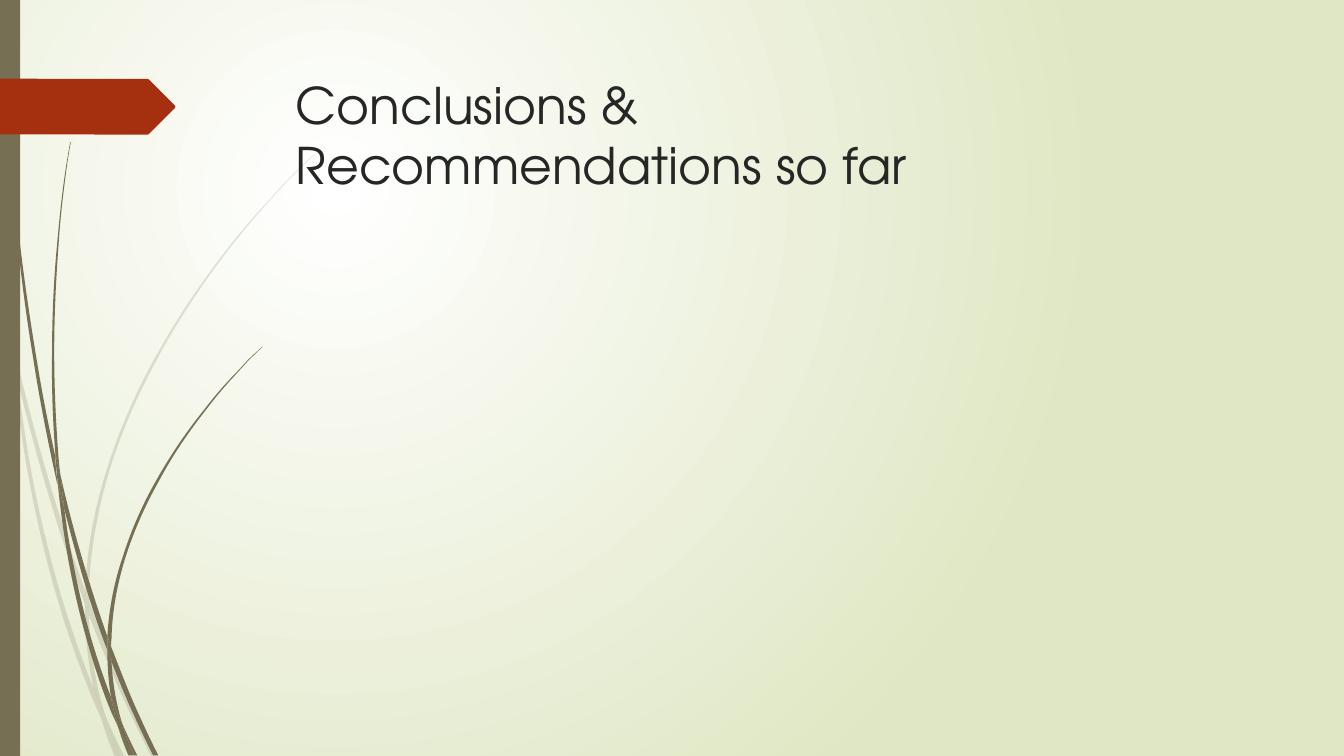
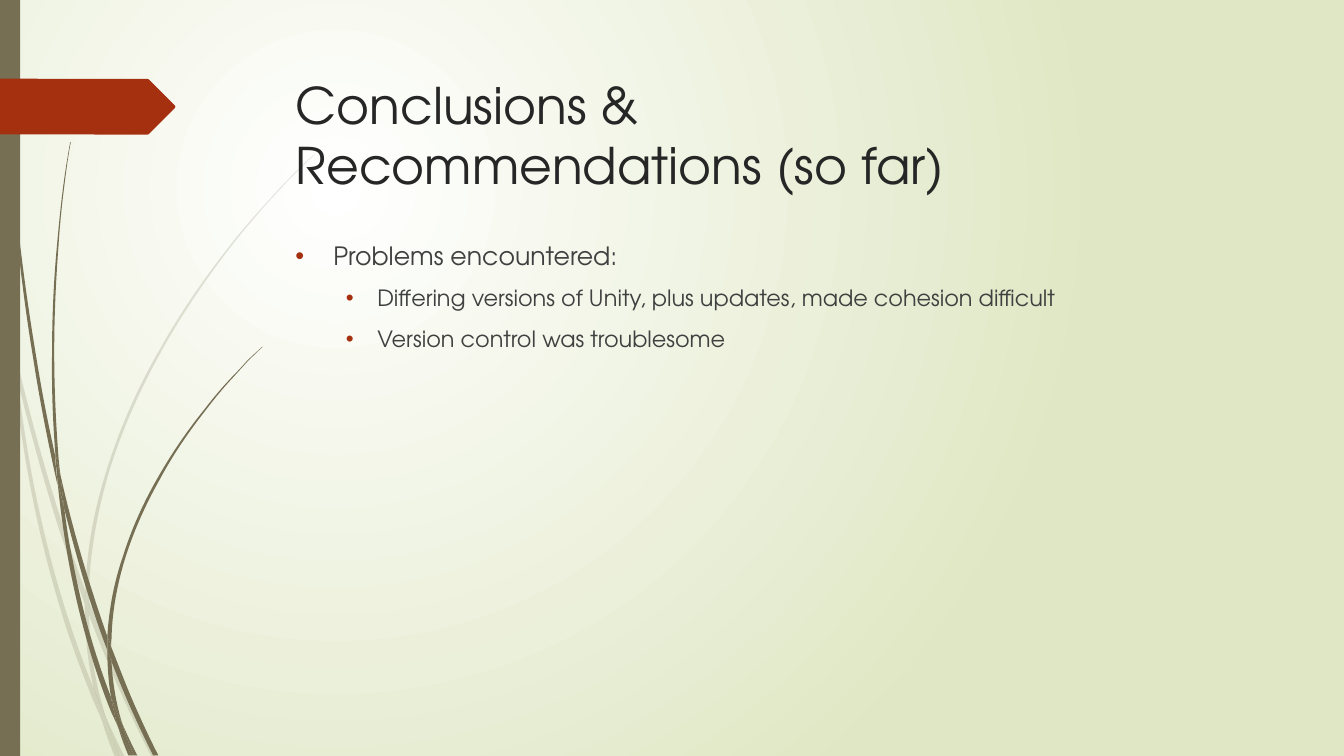
Before and after one commit to JKinsella1991/GestureBasedURI, a slide deck: slide 9 of GesturePresentation.pptx (slide 6 before the commit). Drawn at 1344x756 pixels with LibreOffice and Linux fonts; fonts in the diff are those of the drawing. Boxes give left, top, right and bottom in pixels: in the first picture for what was removed or moved away, otherwise in the second. Text is boxed around its words. In the diff, an @@ line names an element or a change of style, - is before the commit and + after.

```diff
--- a/GesturePresentation.pptx
+++ b/GesturePresentation.pptx
@@ title at (x1=296, y1=86, x2=944, y2=195): text changed @@
-Conclusions &
-Recommendations so far
+Conclusions &
+Recommendations (so far)
@@ text added at (x1=333, y1=246, x2=1055, y2=348), 16 pt, text #404040 @@
+• Problems encountered:
+  • Differing versions of Unity, plus updates, made cohesion difficult
+  • Version control was troublesome
```
Also in this commit, not shown: 5 other slides changed, 3 slides added.
